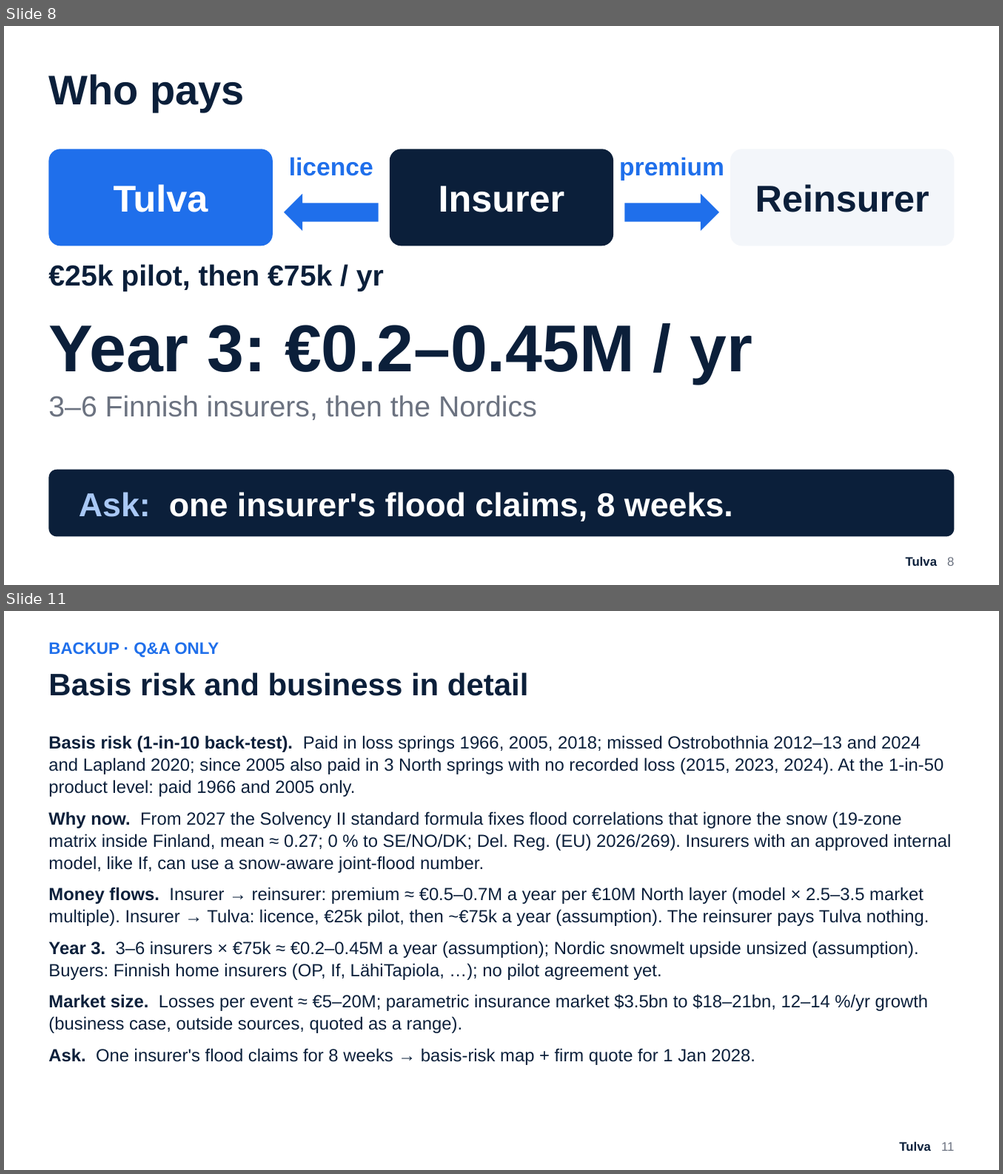
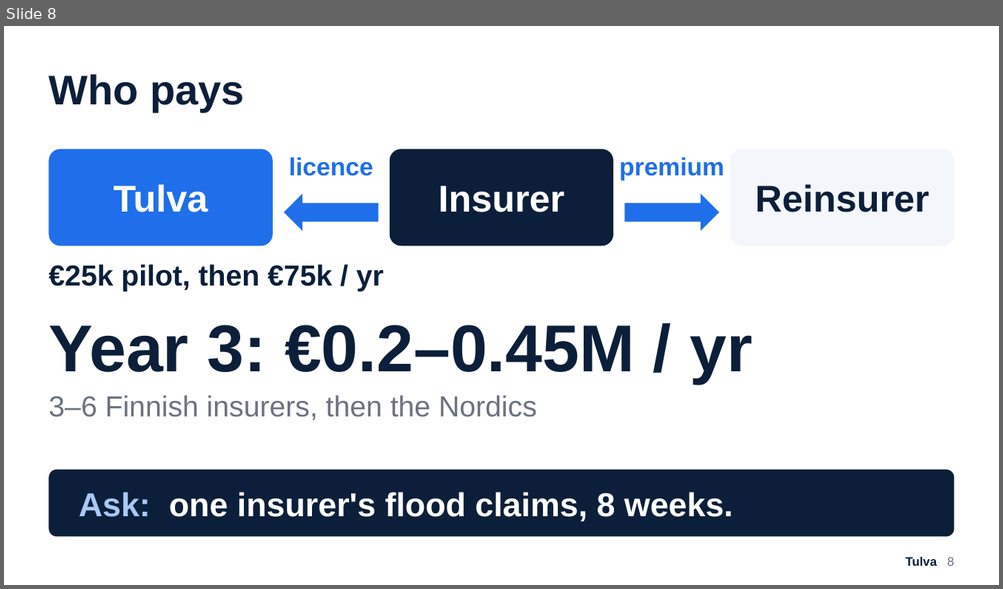
Before and after one commit to Zawaer/tulva, a slide deck: deck/Tulva_QxF2026.pptx. Shown one above the other, each under a label of ours: slides 8 and 11 before the commit, slide 8 after it; the slides between them are not shown. The pictures are 1003x1174 and 1003x589 pixels, drawn with LibreOffice and Linux fonts; fonts in the diff are those of the drawing. Boxes give left, top, right and bottom in pixels: in the first picture for what was removed or moved away, otherwise in the second. Text is boxed around its words. In the diff, an @@ line names an element or a change of style, - is before the commit and + after.

```diff
--- a/deck/Tulva_QxF2026.pptx
+++ b/deck/Tulva_QxF2026.pptx
@@ slide 11 removed at (4,611,999,1170), background #FFFFFF @@
@@ text removed at (48,642,219,658) @@
-BACKUP · Q&A ONLY
@@ text removed at (48,672,529,696) @@
-Basis risk and business in detail
@@ text removed at (48,735,950,1065) @@
-Basis risk (1-in-10 back-test). Paid in loss springs 1966, 2005, 2018; missed Ostrobothnia 2012–13 and 2024 and Lapland 2020; since 2005 also paid in 3 North springs with no recorded loss (2015, 2023, 2024). At the 1-in-50 product level: paid 1966 and 2005 only.
-Why now. From 2027 the Solvency II standard formula fixes flood correlations that ignore the snow (19-zone matrix inside Finland, mean ≈ 0.27; 0 % to SE/NO/DK; Del. Reg. (EU) 2026/269). Insurers with an approved internal model, like If, can use a snow-aware joint-flood number.
-Money flows. Insurer → reinsurer: premium ≈ €0.5–0.7M a year per €10M North layer (model × 2.5–3.5 market multiple). Insurer → Tulva: licence, €25k pilot, then ~€75k a year (assumption). The reinsurer pays Tulva nothing.
-Year 3. 3–6 insurers × €75k ≈ €0.2–0.45M a year (assumption); Nordic snowmelt upside unsized (assumption). Buyers: Finnish home insurers (OP, If, LähiTapiola, …); no pilot agreement yet.
-Market size. Losses per event ≈ €5–20M; parametric insurance market $3.5bn to $18–21bn, 12–14 %/yr growth (business case, outside sources, quoted as a range).
-Ask. One insurer's flood claims for 8 weeks → basis-risk map + firm quote for 1 Jan 2028.
@@ text removed at (899,1142,953,1151) @@
-Tulva 11
```
Also in this commit, not shown: 2 slides changed, 2 other slides removed, 15 other files.
